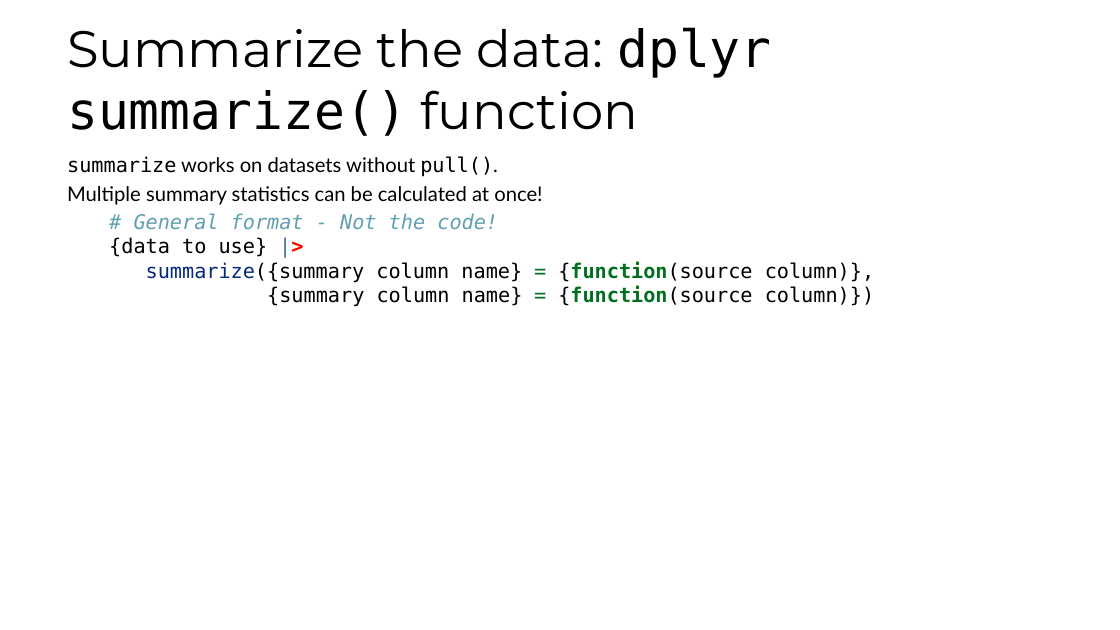
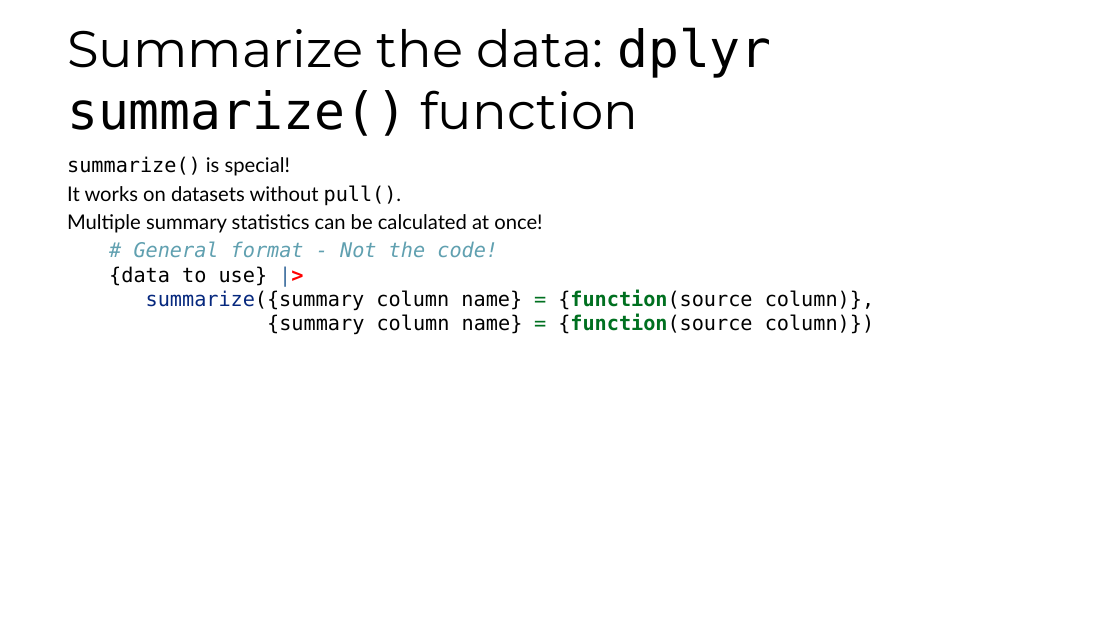
Before and after one commit to fhdsl/DaSEH, a slide deck: slide 10 of modules/Data_Summarization/Data_Summarization.pptx. Drawn at 1120x630 pixels with LibreOffice and Linux fonts; fonts in the diff are those of the drawing. Boxes give left, top, right and bottom in pixels: in the first picture for what was removed or moved away, otherwise in the second. Text is boxed around its words. In the diff, an @@ line names an element or a change of style, - is before the commit and + after.

```diff
--- a/modules/Data_Summarization/Data_Summarization.pptx
+++ b/modules/Data_Summarization/Data_Summarization.pptx
@@ text at [67, 156, 402, 206]: text changed @@
-summarize works on datasets without pull().
+summarize() is special!
+It works on datasets without pull().
```
Also in this commit, not shown: 2 other slides changed, 2 other files.
